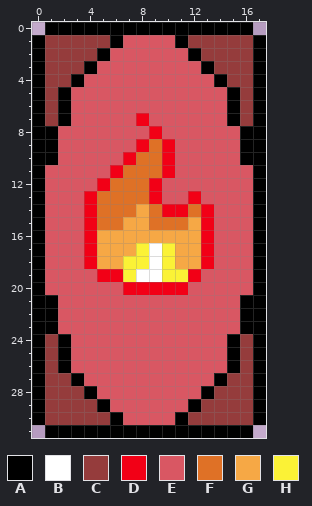
Pixel-art file: Graphics/fire_card.aseprite. Above is the file before it was changed.
18x32 pixels, 1 frame.
Palette (. is transparent): A #000000  B #ffffff  C #953c3c  D #f20016  E #d95763  F #df7126  G #f6a845  H #fbf236
The result:
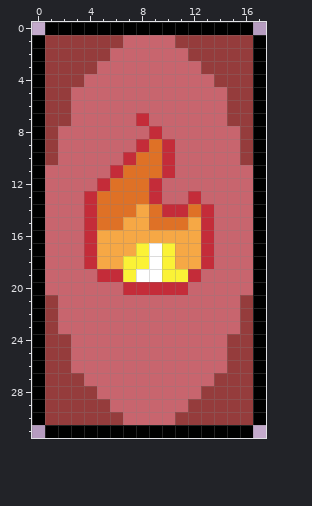
Message: inventory box added + water card
From old to new:
{"colour":"D","old":"#f20016","new":"#c42c39"}
{"colour":"E","old":"#d95763","new":"#c8656e"}
{"y":1,"x":6,"old":"A","new":"C"}
{"y":1,"x":11,"old":"A","new":"C"}
{"y":2,"x":5,"old":"A","new":"C"}
{"y":2,"x":12,"old":"A","new":"C"}
{"y":3,"x":4,"old":"A","new":"C"}
{"y":3,"x":13,"old":"A","new":"C"}
{"y":4,"x":3,"old":"A","new":"C"}
{"y":4,"x":14,"old":"A","new":"C"}
{"y":5,"x":2,"old":"A","new":"C"}
{"y":5,"x":15,"old":"A","new":"C"}
{"y":6,"x":2,"old":"A","new":"C"}
{"y":6,"x":15,"old":"A","new":"C"}
{"y":7,"x":2,"old":"A","new":"C"}
{"y":7,"x":15,"old":"A","new":"C"}
{"y":8,"x":1,"old":"A","new":"C"}
{"y":8,"x":16,"old":"A","new":"C"}
{"y":9,"x":1,"old":"A","new":"C"}
{"y":9,"x":16,"old":"A","new":"C"}
{"y":10,"x":1,"old":"A","new":"C"}
{"y":10,"x":16,"old":"A","new":"C"}
{"y":21,"x":1,"old":"A","new":"C"}
{"y":21,"x":16,"old":"A","new":"C"}
{"y":22,"x":1,"old":"A","new":"C"}
{"y":22,"x":16,"old":"A","new":"C"}
{"y":23,"x":1,"old":"A","new":"C"}
{"y":23,"x":16,"old":"A","new":"C"}
{"y":24,"x":2,"old":"A","new":"C"}
{"y":24,"x":15,"old":"A","new":"C"}
{"y":25,"x":2,"old":"A","new":"C"}
{"y":25,"x":15,"old":"A","new":"C"}
{"y":26,"x":2,"old":"A","new":"C"}
{"y":26,"x":15,"old":"A","new":"C"}
{"y":27,"x":3,"old":"A","new":"C"}
{"y":27,"x":14,"old":"A","new":"C"}
{"y":28,"x":4,"old":"A","new":"C"}
{"y":28,"x":13,"old":"A","new":"C"}
{"y":29,"x":5,"old":"A","new":"C"}
{"y":29,"x":12,"old":"A","new":"C"}
{"y":30,"x":6,"old":"A","new":"C"}
{"y":30,"x":11,"old":"A","new":"C"}
